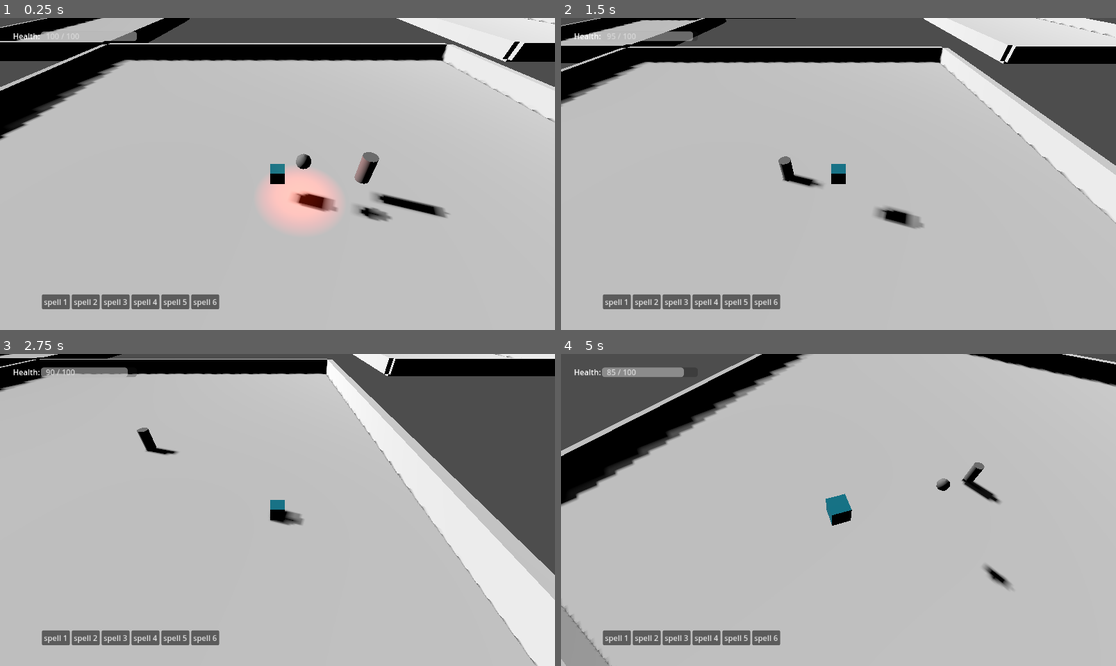
Above: before the commit, frames 1-4 (two rows, left to right).
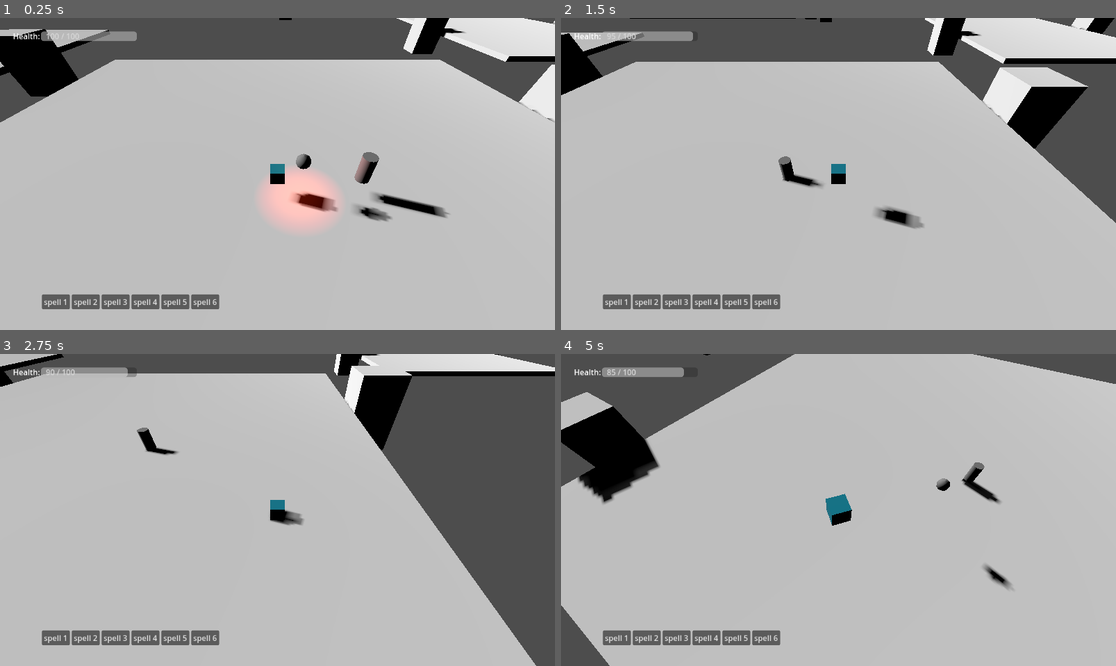
Above: after the commit, the same moments.

Repository: DumplingEater/possible_game
Game: Godot game, scene res://resources/scenes/main.tscn
Two runs of this game, one before a commit and one after it. Both use one fixed random seed, a clock stepped at 60 frames per second and the inputs below.
Inputs (mouse positions are in pixels of both pictures, inside the frame that each line leads up to):
- Up to frame 1 (0.25 s): no input
- Up to frame 2 (1.5 s): move the mouse to (960, 158) at 0.52 s; hold E (move_right) 0.53-1.28 s; tap 1 (action_1) at 0.6 s; tap Space (jump) at 0.77 s; move the mouse to (727, 189) at 1.27 s; hold S (move_back) from 1.28 s (still down); click (727, 189) at 1.35 s
- Up to frame 3 (2.75 s): tap Space (jump) at 1.52 s; move the mouse to (333, 441) at 2.02 s; release S (move_back) at 2.03 s; hold E (move_right) from 2.03 s (still down); hold Right mouse button (mouse_right_click) from 2.03 s (still down)
- Up to frame 4 (5 s): move the mouse to (810, 572) at 2.77 s; release E (move_right) at 2.78 s; release Right mouse button (mouse_right_click) at 2.78 s; hold W (move_forward) 2.78-3.53 s; tap Mouse wheel down (scroll_down) at 2.85 s; tap Space (jump) at 3.02, 3.77, 4.52 s; move the mouse to (1005, 556) at 3.52 s; hold Mouse wheel up (scroll_up) 3.53-4.28 s; hold Q (move_left) from 3.53 s (still down); move the mouse to (672, 463) at 4.27 s; tap 1 (action_1) at 4.35 s

The runs differ from the first frame. In frame 1, 10% of the frame differs, in the area x 0-100%, y 0-40%; in frame 2, 13%; in frame 3, 15%, in the area x 0-100%, y 0-100%; in frame 4, 8.7%.

Commit message:
working halls

Diff:
--- a/src/procedural_generation/dungeon_generator.gd
+++ b/src/procedural_generation/dungeon_generator.gd
@@ -5,13 +5,13 @@
 @export var min_room_size: int = 15
 @export var max_room_size: int = 70
 @export var room_count: int = 20
-@export var max_iterations: int = 100000
-@export var hall_width: float = 5
+@export var max_iterations: int = 10000
+@export var hall_width: float = 6
 
 @export var base_room: PackedScene = null
 
 var char_spawn_point: Vector3 = Vector3.ZERO
-
+var rng = null
 
 # Called when the node enters the scene tree for the first time.
 func _ready():
@@ -19,14 +19,14 @@
 	var spawn_set = false
 
 	print("Building rooms...")
-	var rng = RandomNumberGenerator.new()
+	rng = RandomNumberGenerator.new()
 	var rooms = []
-	var iterations = 0
+	var iterations: int = 0
 	while len(rooms) < room_count:
 		var x: int = rng.randi_range(-grid_size, grid_size)
 		var z: int = rng.randi_range(-grid_size, grid_size)
-		var dx: float = rng.randi_range(min_room_size, max_room_size)
-		var dz: float = rng.randi_range(min_room_size, max_room_size)
+		var dx: int = rng.randi_range(min_room_size, max_room_size)
+		var dz: int = rng.randi_range(min_room_size, max_room_size)
 
 		var candidate_room = base_room.instantiate()
 		var room_position: Vector3 = Vector3(x, 0.0, z)
@@ -37,7 +37,7 @@
 		# see if this room overlaps an existing room, and if so, free it
 		var room_overlaps: bool = false
 		for room in rooms:
-			if room.overlaps_room(candidate_room):
+			if room.overlaps_room(candidate_room, hall_width):
 				room_overlaps = true
 				candidate_room.free()
 				break
@@ -111,6 +111,40 @@
 					face_for_origin_door = 0
 			# for now just get opposite face for other room
 			var face_for_target_room: int = (face_for_origin_door + 2) % 4
+			var corner_offset: int = int(hall_width / 2.0)
+
+			var start_xz: Array[float] = [0, 0]
+			start_xz = _calculate_door_position(
+				room,
+				face_for_origin_door,
+				corner_offset,
+				hall_width
+			)
+
+			var end_xz: Array[float] = [0, 0]
+			end_xz = _calculate_door_position(
+				target_room,
+				face_for_target_room,
+				corner_offset,
+				hall_width
+			)
+
+			var door = base_room.instantiate()
+			add_child(door)
+			var p = Vector3(start_xz[0], 0.0, start_xz[1])
+			door.height = 10.0
+			door.construct_room(
+				p,
+				Vector3(hall_width, 10, hall_width),
+			)
+			var door2 = base_room.instantiate()
+			add_child(door2)
+			var p2 = Vector3(end_xz[0], 0.0, end_xz[1])
+			door2.height = 10.0
+			door2.construct_room(
+				p2,
+				Vector3(hall_width, 10, hall_width),
+			)
 
 
 	# i guess for conceptual sake i am picturing this top down +x to right +z 'up'
@@ -263,6 +297,50 @@
 	var character = get_node("../../agents/players/character")
 	character.ready.connect(_set_player_spawn)
 
+func _calculate_door_position(room, face: int,
+corner_offset: int, hall_width: int) -> Array[float]:
+	var start_door_x: float = 0
+	var start_door_z: float = 0
+	var half_width: float = hall_width / 2
+
+	# top or bottom case
+	if face == 0 or face == 2:
+		start_door_z = room.min_z() - half_width
+		if face == 0:
+			start_door_z = room.max_z() + half_width
+		start_door_x = rng.randi_range(
+			room.min_x() + corner_offset,
+			room.max_x() - corner_offset
+		)
+	else:  # left / right cases
+		start_door_x = room.min_x() - half_width
+		if face == 1:
+			start_door_x = room.max_x() + half_width
+		start_door_z = rng.randi_range(
+			room.min_z() + corner_offset,
+			room.max_z() - corner_offset
+		)
+	return [start_door_x, start_door_z]
+
+func _calculate_hall_nodes(
+	start_xz: Array[float],
+	end_xz: Array[float],
+	rooms
+	):
+	var weight_func = func _predict_weight(
+		candidate_x: float, candidate_z: float,
+		target_x: float, target_z: float,
+		rooms,
+		hall_width
+		) -> float:
+		var dx: float = candidate_x - target_x
+		var dz: float = candidate_z - target_z
+		var dist_squared: float = dx * dx + dz * dz
+		var dist = sqrt(dist_squared)
+
+		return dist
+	return
+
 func _set_player_spawn():
 	var character = get_node("../../agents/players/character")
 	character.transform = character.transform.translated(char_spawn_point)
--- a/src/procedural_generation/room_generator.gd
+++ b/src/procedural_generation/room_generator.gd
@@ -7,6 +7,7 @@
 var depth: float  = 0
 var height: float = 3
 var entry_points_list = null
+#var walls: list = []
 
 var half_width: float:
 	get:
@@ -43,14 +44,14 @@
 func max_z() -> float:
 	return self.global_transform.origin.z + (self.depth / 2.0)
 
-func overlaps_room(other: BaseRoom) -> bool:
-	if other.max_x() < self.min_x():
+func overlaps_room(other: BaseRoom, padding: float = 0.0) -> bool:
+	if other.max_x() < (self.min_x() - padding):
 		return false
-	if other.min_x() > self.max_x():
+	if other.min_x() > (self.max_x() + padding):
 		return false
-	if other.max_z() < self.min_z():
+	if other.max_z() < (self.min_z() - padding):
 		return false
-	if other.min_z() > self.max_z():
+	if other.min_z() > (self.max_z() + padding):
 		return false
 	return true
 
@@ -66,7 +67,7 @@
 	self.depth = room_scale.z
 
 	build_floor(room_scale)
-	build_walls(build_x_walls, build_z_walls)
+	#build_walls(build_x_walls, build_z_walls)
 
 func build_floor(room_scale: Vector3):
 	var floor = building_block.instantiate()
